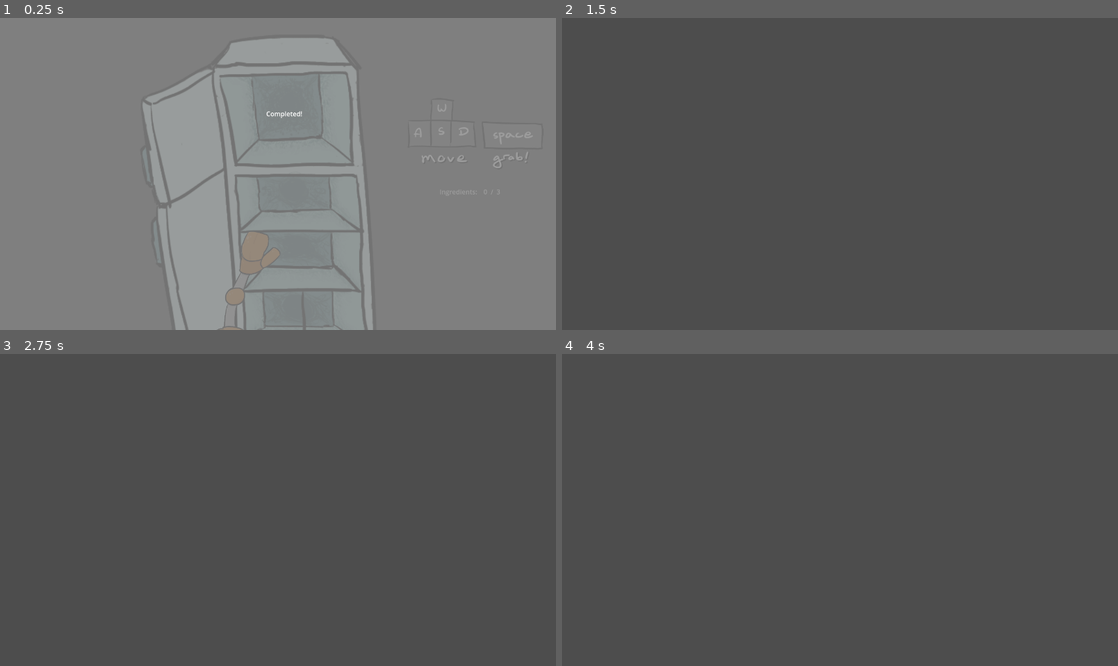
Above: before the commit, frames 1-4 (two rows, left to right).
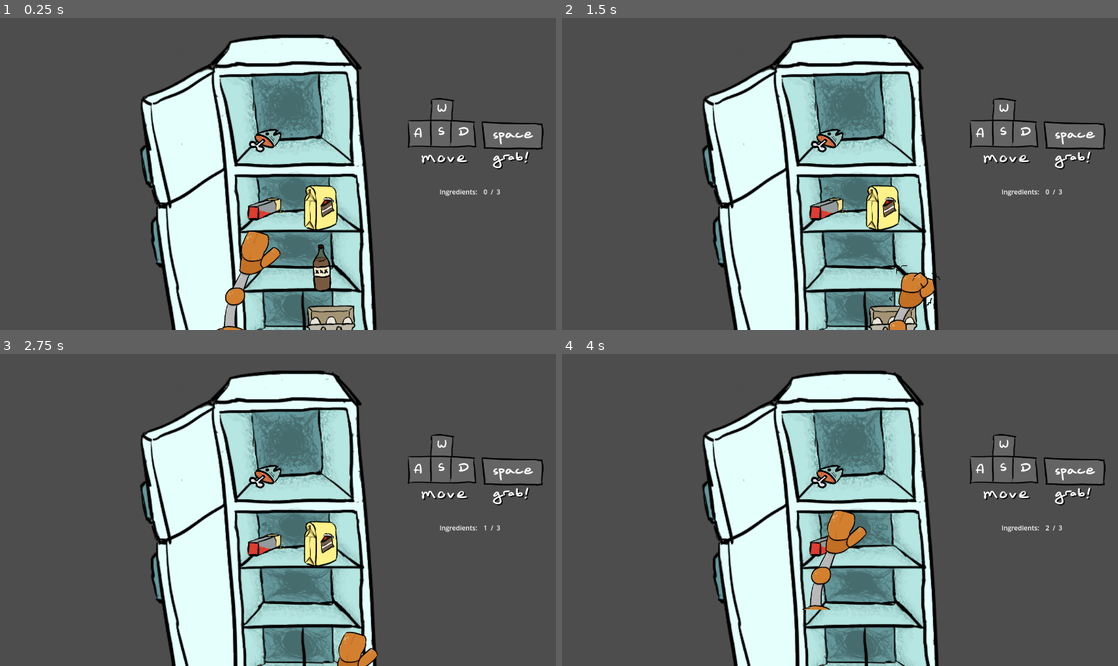
Above: after the commit, the same moments.

Repository: yanalex981/Tasty-Treads
Game: Godot game, scene res://Scenes/Microgames/FridgeMicrogame.tscn
Same seed, same stepped clock (60 frames per second), same inputs: the game is played once before the commit and once after it. This scene is started directly instead of the project's main scene.
Inputs:
- Up to frame 1 (0.25 s): no input
- Up to frame 2 (1.5 s): tap Enter (ui_accept) at 0.5, 0.77 s; hold D (right) 0.53-1.28 s; tap Space (interact) at 0.6, 1.35 s; hold S (down) from 1.28 s (still down)
- Up to frame 3 (2.75 s): tap Enter (ui_accept) at 1.52, 2 s; release S (down) at 2.03 s; hold D (right) from 2.03 s (still down); tap Space (interact) at 2.1 s
- Up to frame 4 (4 s): tap Enter (ui_accept) at 2.75, 3.02, 3.77 s; release D (right) at 2.78 s; hold W (up) 2.78-3.53 s; tap Space (interact) at 2.85, 3.6 s; hold A (left) from 3.53 s (still down)

The runs differ from the first frame. In frame 1, 99% of the frame differs, in the area x 0-100%, y 0-100%; in frame 2, 35%; in frame 3, 35%; in frame 4, 35%.

Commit message:
Added icing hand asset and fixed ingredient signaling in fridge.

Diff:
--- a/Scenes/Microgames/FridgeMicrogame.tscn
+++ b/Scenes/Microgames/FridgeMicrogame.tscn
@@ -101,6 +101,7 @@
 
 [node name="FridgeMicrogame" type="Node2D"]
 script = ExtResource("1_j84xc")
+testing = true
 
 [node name="Fridge" type="Sprite2D" parent="."]
 position = Vector2(702, 369)
@@ -415,13 +416,23 @@
 offset_bottom = 250.0
 text = "Completed!"
 
+[connection signal="caught_is_good" from="IngredientsList/Milk" to="." method="increase_good"]
 [connection signal="area_entered" from="IngredientsList/Milk/Hurtbox" to="IngredientsList/Milk" method="_on_hurtbox_area_entered"]
+[connection signal="caught_is_good" from="IngredientsList/Eggs" to="." method="increase_good"]
 [connection signal="area_entered" from="IngredientsList/Eggs/Hurtbox" to="IngredientsList/Eggs" method="_on_hurtbox_area_entered"]
+[connection signal="caught_is_good" from="IngredientsList/Flour" to="." method="increase_good"]
 [connection signal="area_entered" from="IngredientsList/Flour/Hurtbox" to="IngredientsList/Flour" method="_on_hurtbox_area_entered"]
+[connection signal="caught_is_good" from="IngredientsList/Sugar" to="." method="increase_good"]
 [connection signal="area_entered" from="IngredientsList/Sugar/Hurtbox" to="IngredientsList/Sugar" method="_on_hurtbox_area_entered"]
+[connection signal="caught_is_good" from="IngredientsList/Butter" to="." method="increase_good"]
 [connection signal="area_entered" from="IngredientsList/Butter/Hurtbox" to="IngredientsList/Butter" method="_on_hurtbox_area_entered"]
+[connection signal="caught_is_bad" from="IngredientsList/BlackBlock" to="." method="set_bad"]
 [connection signal="area_entered" from="IngredientsList/BlackBlock/Hurtbox" to="IngredientsList/BlackBlock" method="_on_hurtbox_area_entered"]
+[connection signal="caught_is_bad" from="IngredientsList/OpenedCan" to="." method="set_bad"]
 [connection signal="area_entered" from="IngredientsList/OpenedCan/Hurtbox" to="IngredientsList/OpenedCan" method="_on_hurtbox_area_entered"]
+[connection signal="caught_is_bad" from="IngredientsList/Bottle" to="." method="set_bad"]
 [connection signal="area_entered" from="IngredientsList/Bottle/Hurtbox" to="IngredientsList/Bottle" method="_on_hurtbox_area_entered"]
+[connection signal="caught_is_bad" from="IngredientsList/Burger" to="." method="set_bad"]
 [connection signal="area_entered" from="IngredientsList/Burger/Hurtbox" to="IngredientsList/Burger" method="_on_hurtbox_area_entered"]
+[connection signal="caught_is_bad" from="IngredientsList/FishHead" to="." method="set_bad"]
 [connection signal="area_entered" from="IngredientsList/FishHead/Hurtbox" to="IngredientsList/FishHead" method="_on_hurtbox_area_entered"]
--- a/Scenes/Microgames/IcingMicrogame.tscn
+++ b/Scenes/Microgames/IcingMicrogame.tscn
@@ -3,7 +3,7 @@
 [ext_resource type="Texture2D" uid="uid://dg8qauk2f8q4t" path="res://Assets/Microgames/cakeIcingSpriteSheet.png" id="1_ao7gy"]
 [ext_resource type="Script" path="res://Scripts/Microgames/Icing/IcingMicrogame.gd" id="1_ec2c8"]
 [ext_resource type="Texture2D" uid="uid://dftk7xkasjb6u" path="res://Assets/Controls/smear_icing.png" id="2_y2o8y"]
-[ext_resource type="Texture2D" uid="uid://bukumg13wixca" path="res://Assets/Microgames/whiskHand.png" id="3_2666n"]
+[ext_resource type="Texture2D" uid="uid://en40yonf1i8t" path="res://Assets/Microgames/icingHand.png" id="3_uu278"]
 [ext_resource type="Script" path="res://Scripts/Microgames/Icing/Spatula.gd" id="4_lefvv"]
 
 [sub_resource type="Animation" id="Animation_e1afr"]
@@ -34,7 +34,7 @@
 "times": PackedFloat32Array(0, 0.1),
 "transitions": PackedFloat32Array(1, 1),
 "update": 0,
-"values": [Vector2(552, 472), Vector2(368, 480)]
+"values": [Vector2(616, 456), Vector2(432, 456)]
 }
 
 [sub_resource type="Animation" id="Animation_to2xj"]
@@ -50,7 +50,7 @@
 "times": PackedFloat32Array(0, 0.1),
 "transitions": PackedFloat32Array(1, 1),
 "update": 0,
-"values": [Vector2(568, 472), Vector2(736, 472)]
+"values": [Vector2(616, 464), Vector2(792, 464)]
 }
 
 [sub_resource type="AnimationLibrary" id="AnimationLibrary_18def"]
@@ -70,10 +70,8 @@
 
 [node name="Spatula" type="Sprite2D" parent="."]
 position = Vector2(368, 480)
-rotation = -1.9625
 scale = Vector2(0.65625, 0.65625)
-texture = ExtResource("3_2666n")
-hframes = 3
+texture = ExtResource("3_uu278")
 script = ExtResource("4_lefvv")
 
 [node name="AnimationPlayer" type="AnimationPlayer" parent="Spatula"]
--- a/Scripts/Microgames/Fridge/BadThing.gd
+++ b/Scripts/Microgames/Fridge/BadThing.gd
@@ -1,6 +1,8 @@
 extends Sprite2D
+
+signal caught_is_bad
 
 func _on_hurtbox_area_entered(area):
 	if area.name == "HitBox":
-		get_tree().root.get_child(0).set_bad()
+		emit_signal("caught_is_bad")
 		queue_free()
--- a/Scripts/Microgames/Fridge/FridgeMicrogame.gd
+++ b/Scripts/Microgames/Fridge/FridgeMicrogame.gd
@@ -12,8 +12,8 @@
 @onready var arm = $RobotHand
 const UP_SPEED : int = 800
 
-var good_items : Array[String] = [] : set = set_good_items
-var bad_items : Array[String] = [] : set = set_bad_items
+var good_items : Array = [] : set = set_good_items
+var bad_items : Array = [] : set = set_bad_items
 
 var num_good_grabbed : int = 0
 var bad_grabbed : bool = false # tracks whether a bad ingredient was grabbed
--- a/Scripts/Microgames/Fridge/GoodItem.gd
+++ b/Scripts/Microgames/Fridge/GoodItem.gd
@@ -1,6 +1,8 @@
 extends Sprite2D
+
+signal caught_is_good
 
 func _on_hurtbox_area_entered(area):
 	if area.name == "HitBox":
-		get_tree().root.get_child(0).increase_good()
+		emit_signal("caught_is_good")
 		queue_free()
Binary file added: Assets/Microgames/icingHand.png
Not shown, added: Assets/Microgames/icingHand.png.import
